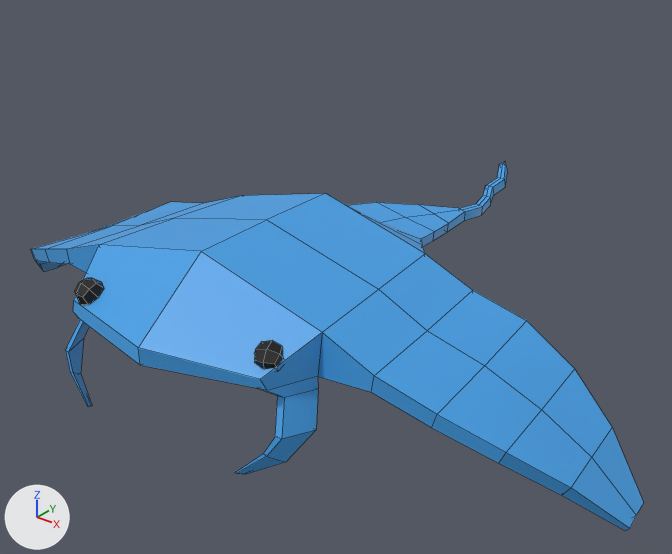
What one commit did to the FBX model MantaMadness/Assets/3DModels/Manta.fbx.
One viewpoint serves both versions: a camera (50 mm lens) standing at (4.84, -4.91, 3.89) and looking at (0.17, 0.93, 0.27). Lighting does not change. The marker at lower left points along +X, +Y and +Z. Both versions are drawn at frame 1 of the action 'Manta_rig|DefaultPose'; the numbers are the values there. Mesh edges are drawn as thin lines.
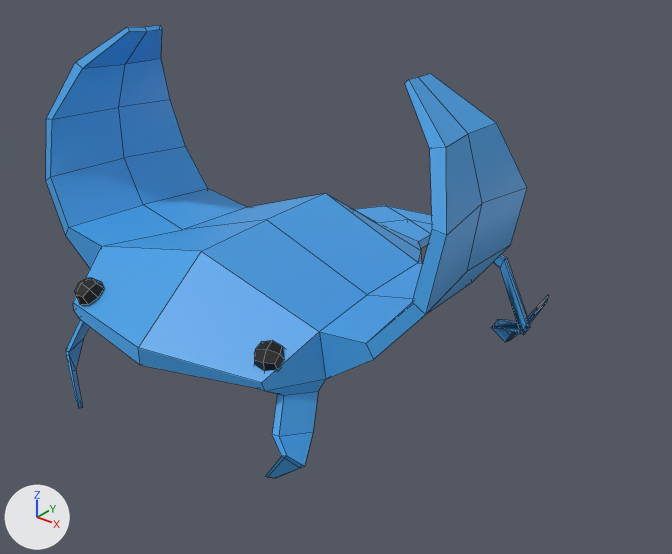
Boxes [x1, y1, x2, y2] around the edits, measured in the pictures (672 x 554 px):
'Cube', posed (18% narrower, 23% taller): before [31, 161, 644, 530]; after [46, 25, 548, 478]
bone 'DEF-tail', root to tip: before (381, 224) to (404, 220); after (381, 224) to (408, 223)
bone 'DEF-tail.001', root to tip: before (404, 220) to (461, 215); after (410, 225) to (478, 236)
bone 'DEF-tail.002', root to tip: before (460, 214) to (481, 208); after (481, 251) to (506, 264)
bone 'DEF-tail.003', root to tip: before (478, 205) to (493, 197); after (514, 320) to (536, 340)
bone 'DEF-tail.004', root to tip: before (487, 192) to (502, 182); after (492, 320) to (511, 339)
bone 'DEF-tail.005', root to tip: before (493, 176) to (504, 168); after (515, 310) to (527, 323)
bone 'DEF-tail.006', root to tip: before (492, 163) to (503, 166); after (534, 292) to (547, 297)
bone 'DEF-wing.L', root to tip: before (380, 318) to (426, 337); after (380, 318) to (421, 305)
bone 'DEF-wing.L.001', root to tip: before (426, 337) to (484, 374); after (421, 305) to (462, 263)
bone 'DEF-wing.L.002', root to tip: before (484, 374) to (544, 419); after (462, 263) to (476, 193)
bone 'DEF-wing.L.003', root to tip: before (544, 419) to (589, 464); after (476, 193) to (459, 131)
bone 'DEF-wing.L.004', root to tip: before (589, 464) to (630, 510); after (459, 131) to (421, 83)
bone 'DEF-wing.R', root to tip: before (165, 239) to (138, 231); after (165, 239) to (139, 207)
bone 'DEF-wing.R.001', root to tip: before (138, 231) to (111, 232); after (139, 207) to (119, 157)
bone 'DEF-wing.R.002', root to tip: before (111, 232) to (87, 238); after (119, 157) to (114, 100)
bone 'DEF-wing.R.003', root to tip: before (87, 238) to (70, 250); after (114, 100) to (121, 58)
bone 'DEF-wing.R.004', root to tip: before (70, 250) to (59, 264); after (121, 58) to (144, 32)
bone 'DEF-Fin.L', root to tip: before (298, 391) to (298, 434); after (298, 391) to (296, 434)
bone 'DEF-Fin.L.001', root to tip: before (298, 434) to (276, 458); after (296, 434) to (294, 462)
bone 'DEF-Fin.L.002', root to tip: before (275, 456) to (241, 473); after (307, 459) to (272, 477)
bone 'DEF-Fin.R.001', root to tip: before (73, 343) to (75, 372); after (73, 343) to (71, 364)
bone 'DEF-Fin.R.002', root to tip: before (77, 372) to (88, 405); after (67, 372) to (78, 406)

What the commit changed:
Bone 'DEF-tail' (bone_def_tail) turns from (-12, 5, 5) to (-22, 5, 5) degrees about its own x, y and z.
Bone 'DEF-tail.001' (bone_def_tail_001) moves from (0.0, 0.0, 0.0) to (0.0, 0.0, -0.05).
Bone 'DEF-tail.001' (bone_def_tail_001) turns from (-11, 0, 0) to (-25, 2, 5) degrees about its own x, y and z.
Bone 'DEF-tail.002' (bone_def_tail_002) moves from (0.01, 0.0, 0.01) to (-0.07, 0.0, -0.22).
Bone 'DEF-tail.002' (bone_def_tail_002) turns from (5, 0, -5) to (-31, 3, 8) degrees about its own x, y and z.
Bone 'DEF-tail.003' (bone_def_tail_003) moves from (0.02, 0.0, 0.06) to (-0.23, 0.38, -0.56).
Bone 'DEF-tail.003' (bone_def_tail_003) turns from (9, -1, -7) to (-7, -1, 12) degrees about its own x, y and z.
Bone 'DEF-tail.004' (bone_def_tail_004) moves from (0.03, 0.01, 0.09) to (-0.28, -0.48, 0.33).
Bone 'DEF-tail.004' (bone_def_tail_004) turns from (1, -5, -4) to (-9, 6, -2) degrees about its own x, y and z.
Bone 'DEF-tail.005' (bone_def_tail_005) moves from (0.04, 0.01, 0.13) to (0.14, -0.2, 0.2).
Bone 'DEF-tail.005' (bone_def_tail_005) turns from (-2, -5, -4) to (-13, 5, -7) degrees about its own x, y and z.
Bone 'DEF-tail.006' (bone_def_tail_006) moves from (0.05, 0.0, 0.16) to (0.25, -0.14, 0.07).
Bone 'DEF-tail.006' (bone_def_tail_006) turns from (-70, 12, 21) to (25, 4, -13) degrees about its own x, y and z.
Bone 'DEF-wing.L' (bone_def_wing_l) turns from (-8, -1, -3) to (28, -3, -2) degrees about its own x, y and z.
Bone 'DEF-wing.L.001' (bone_def_wing_l_001) turns from (-8, 4, -1) to (28, 4, 2) degrees about its own x, y and z.
Bone 'DEF-wing.L.002' (bone_def_wing_l_002) turns from (-8, -6, 0) to (28, -6, -1) degrees about its own x, y and z.
Bone 'DEF-wing.L.003' (bone_def_wing_l_003) turns from (-8, 2, 0) to (28, 2, 0) degrees about its own x, y and z.
Bone 'DEF-wing.L.004' (bone_def_wing_l_004) turns from (-8, -1, 0) to (28, -1, 0) degrees about its own x, y and z.
Bone 'DEF-wing.R' (bone_def_wing_r) turns from (-8, 1, 3) to (28, 3, 2) degrees about its own x, y and z.
Bone 'DEF-wing.R.001' (bone_def_wing_r_001) turns from (-8, -4, 1) to (28, -4, -2) degrees about its own x, y and z.
Bone 'DEF-wing.R.002' (bone_def_wing_r_002) turns from (-8, 6, 0) to (28, 6, 1) degrees about its own x, y and z.
Bone 'DEF-wing.R.003' (bone_def_wing_r_003) turns from (-8, -2, 0) to (28, -2, 0) degrees about its own x, y and z.
Bone 'DEF-wing.R.004' (bone_def_wing_r_004) turns from (-8, 1, 0) to (28, 1, 0) degrees about its own x, y and z.
Bone 'DEF-Fin.L' (bone_def_fin_l) turns from (0, 0, 0) to (1, 0, 8) degrees about its own x, y and z.
Bone 'DEF-Fin.L.001' (bone_def_fin_l_001) moves from (0.0, 0.0, 0.0) to (-0.04, 0.02, 0.0).
Bone 'DEF-Fin.L.001' (bone_def_fin_l_001) turns from (17, 0, -1) to (-41, 13, 36) degrees about its own x, y and z.
Bone 'DEF-Fin.L.002' (bone_def_fin_l_002) moves from (0.0, 0.01, 0.01) to (-0.01, -0.05, -0.08).
Bone 'DEF-Fin.L.002' (bone_def_fin_l_002) turns from (-17, 0, 1) to (48, -8, -45) degrees about its own x, y and z.
Bone 'DEF-Fin.R.001' (bone_def_fin_r_001) moves from (0.0, 0.0, 0.0) to (0.0, -0.04, 0.02).
Bone 'DEF-Fin.R.001' (bone_def_fin_r_001) turns from (17, 0, 1) to (35, 9, -29) degrees about its own x, y and z.
Bone 'DEF-Fin.R.002' (bone_def_fin_r_002) moves from (0.0, 0.01, 0.01) to (0.05, 0.14, -0.07).
Bone 'DEF-Fin.R.002' (bone_def_fin_r_002) turns from (-17, 0, -1) to (-34, 24, 18) degrees about its own x, y and z.
